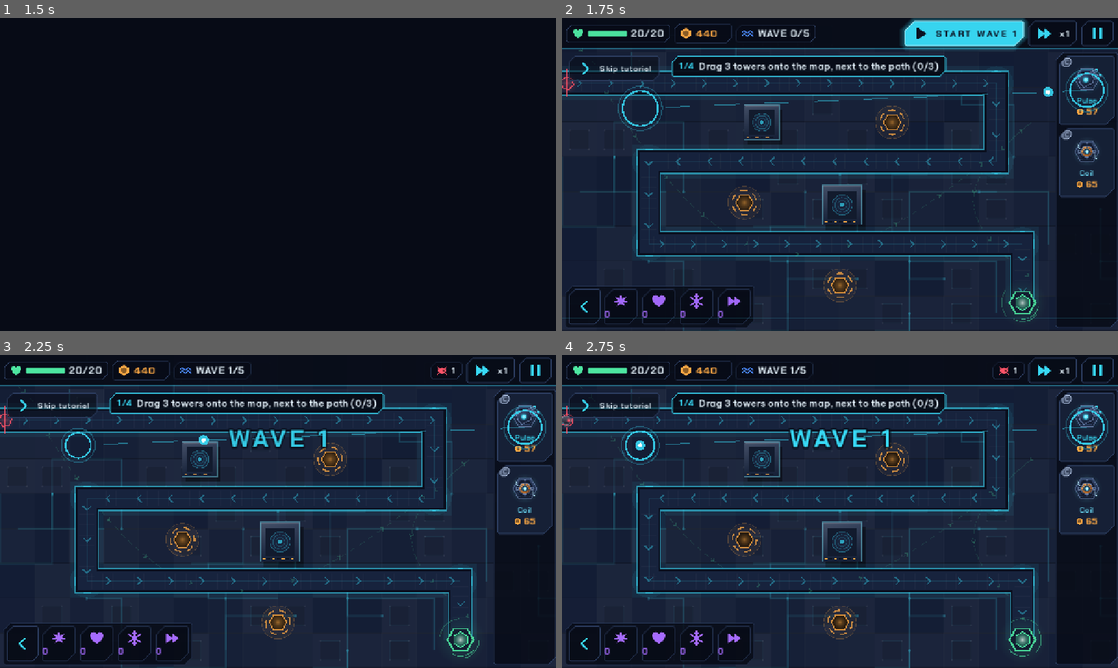
Above: before the commit, frames 1-4 (two rows, left to right).
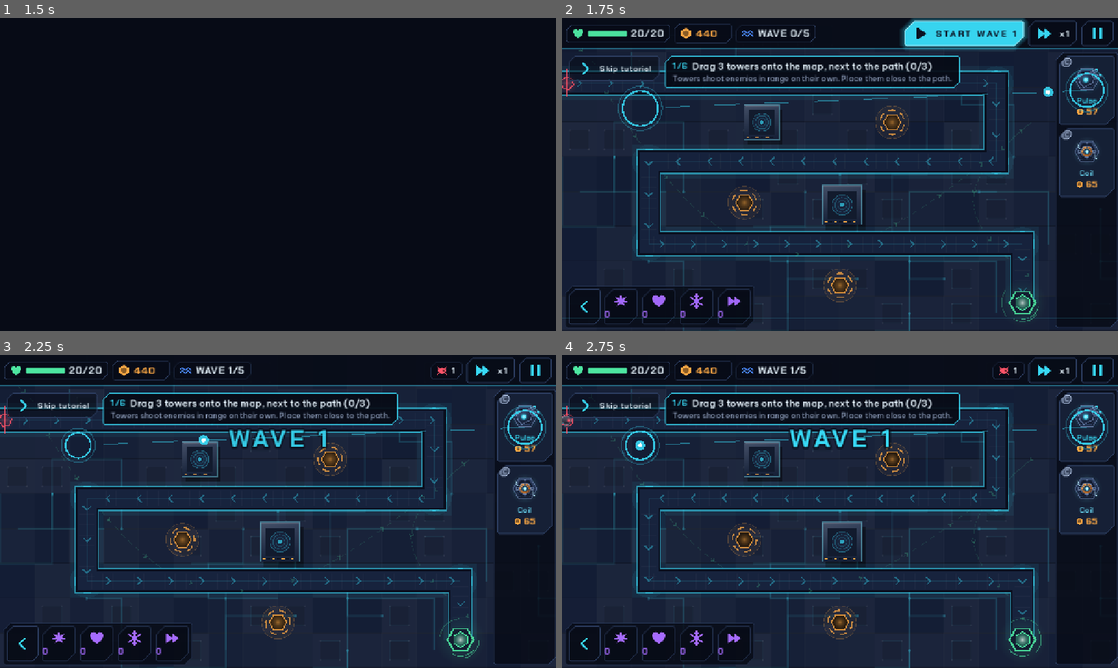
Above: after the commit, the same moments.

Repository: Baodubaiz/iron-redoubt
Game: Godot game, scene res://ui/menus/main_menu.tscn
Two runs of this game, one before a commit and one after it. Both use one fixed random seed, a clock stepped at 60 frames per second and the inputs below.
Inputs (mouse positions are in pixels of both pictures, inside the frame that each line leads up to):
- Up to frame 1 (1.5 s): click (200, 187) at 0.5 s; click "Enter level" at 1.25 s
- Up to frame 2 (1.75 s): no input
- Up to frame 3 (2.25 s): click "START WAVE 1" at 2 s
- Up to frame 4 (2.75 s): no input

Frame 1 is identical in both runs. In frame 2, 3.0% of the frame differs, in the area x 18-72%, y 12-23%; in frame 3, 3.0%; in frame 4, 3.0%.

Commit message:
Tutorial: 6 steps with descriptions, fast-forward, call early, max one tower
Each step now shows an instruction plus a one-line "why". New steps: x2 fast-forward, call the next wave
early for bonus money, and max out one tower's branch (level 3/3) before the "build more" hints start.
A level-1 follower sim of this flow wins 20/20.

Co-Authored-By: Claude Opus 5.5 <noreply@anthropic.com>

Diff:
--- a/i18n/translations.csv
+++ b/i18n/translations.csv
@@ -1218,3 +1218,13 @@
 "Tap a tower, then pick an upgrade","Chạm vào tháp, rồi chọn nâng cấp"
 "Drag 3 towers onto the map, next to the path (%d/3)","Kéo 3 tháp vào bản đồ, cạnh đường đi (%d/3)"
 Spare money? Build more towers for the big waves,Còn tiền? Xây thêm tháp để chặn các wave lớn
+Towers shoot enemies in range on their own. Place them close to the path.,Tháp tự bắn quái trong tầm. Hãy đặt sát đường đi.
+Enemies walk the path to your base. Each one that gets through costs 1 HP.,Quái đi theo đường tới căn cứ. Mỗi con lọt qua trừ 1 máu.
+Speed up the game: x2,Tua nhanh: x2
+Fast-forward to skip the waiting. Tap again to go back to x1.,Tua nhanh để đỡ phải chờ. Bấm lại để về x1.
+"Its discharge hits every enemy in the ring, ground and air. Great against packs.","Mỗi lần phóng điện trúng mọi quái trong vòng, cả mặt đất lẫn trên không. Rất mạnh khi quái đi thành đàn."
+Call the next wave early,Gọi wave tiếp theo sớm
+"Calling early pays bonus money: the sooner you call, the bigger the bonus.",Gọi sớm được thưởng thêm tiền: gọi càng sớm thưởng càng nhiều.
+Max out one tower (level %d/3),Nâng 1 tháp lên tối đa (cấp %d/3)
+Tap a tower and keep upgrading the same branch. Level 3 makes it far stronger.,Chạm vào tháp và nâng liên tục cùng một nhánh. Cấp 3 mạnh hơn hẳn.
+Every kill pays. Money in the bank does not stop enemies: spend it.,Mỗi con quái hạ được đều cho tiền. Tiền để dành không chặn được quái: hãy tiêu đi.
--- a/tests/unit/test_tutorial.gd
+++ b/tests/unit/test_tutorial.gd
@@ -59,14 +59,20 @@
 		check(c.try_build(real_tower("pulse"), spot) != null, "suggested spot %d is buildable" % i)
 	eq(tut.step, Tutorial.Step.START, "3 built -> start the wave")
 	c.request_next_wave()
-	eq(tut.step, Tutorial.Step.COIL, "wave started -> Coil step (waits for the wave to clear)")
+	eq(tut.step, Tutorial.Step.SPEED, "wave started -> fast-forward step")
+	c.set_speed(2)
+	eq(tut.step, Tutorial.Step.COIL, "x2 pressed -> Coil step")
 	check(tut.get("_waiting"), "Coil hint waits for wave 1 to be cleared")
-	c.tower_upgraded.emit(c.towers[0]) # (shortcut) upgrade step done -> counted as done, keeps hinting
-	eq(tut.step, Tutorial.Step.COIL, "upgrade only counts in the upgrade step")
+	c.tower_upgraded.emit(c.towers[0])
+	eq(tut.step, Tutorial.Step.COIL, "an upgrade only counts in the upgrade step")
+	c.economy.credit(1000, "test")
+	check(c.try_build(real_tower("coil"), tut.get("_spot")) != null, "Coil at the suggested spot")
+	eq(tut.step, Tutorial.Step.EARLY, "Coil built -> call the next wave early")
 	tut.call("_go", Tutorial.Step.UPGRADE)
-	c.tower_upgraded.emit(c.towers[0])
-	eq(tut.step, Tutorial.Step.MORE, "after the upgrade: spare-money hints until the match ends")
-	eq(Progression.model.profile.counter(Tutorial.COUNTER), 1, "already marked done")
+	for lv in range(1, 4):
+		check(c.try_upgrade(c.towers[0], 0), "upgrade to level %d" % lv)
+		eq(tut.step, Tutorial.Step.UPGRADE if lv < 3 else Tutorial.Step.MORE, "level %d" % lv)
+	eq(Progression.model.profile.counter(Tutorial.COUNTER), 1, "maxed one tower: counted as done")
 	tut.finish() # Skip button
 	eq(tut.step, Tutorial.Step.DONE)
 	eq(Progression.model.profile.counter(Tutorial.COUNTER), 1, "marked done")
--- a/ui/hud/tutorial.gd
+++ b/ui/hud/tutorial.gd
@@ -1,20 +1,29 @@
 class_name Tutorial
 extends Control
-## First-match onboarding (2026-11-21, CrazyGames quality feedback): shown in level 1 until it is finished or
-## skipped once (lifetime counter "tutorial_done"). Visual first, one short line per step, never blocks play:
-##   1. drag 3 towers from the palette onto the map (animated pointer from the card to a good spot)
-##   2. start the first wave (pointer on the Start button)
-##   3. after wave 1: build a Coil (it hits every enemy around it)
-##   4. right after the Coil: tap a tower, then pick an upgrade
-##   then (2026-11-22, user: following the tutorial lost level 1 -- one tower and 380 unspent money cannot
-##   hold the waves): counted as done, but until the end of this match it keeps pointing out spare money
-##   ("build more towers") whenever a tower is affordable.
+## First-match onboarding (2026-11-21, CrazyGames quality feedback; 2026-11-22 reworked with the user): shown in
+## level 1 until it is finished or skipped once (lifetime counter "tutorial_done"). Each step = a pointer, a short
+## instruction and a one-line description of why. Never blocks play:
+##   1. drag 3 towers onto the map            4. after wave 1: build a Coil
+##   2. start the first wave                  5. call the next wave early for bonus money
+##   3. fast-forward x2                       6. max out one tower's branch (level 3/3)
+##   then: counted as done, and until the match ends a "spare money? build more" pointer whenever a tower is
+##   affordable (following the old one-tower tutorial lost level 1; a level-1 follower sim of this flow wins 20/20).
 ## A "Skip tutorial" button ends it at any time. Lives inside the HUD root, so it scales with the HUD.
 
 const P = preload("res://ui/style/visual_palette.gd")
 const COUNTER := "tutorial_done"
-enum Step { BUILD, START, COIL, UPGRADE, MORE, DONE }
+enum Step { BUILD, START, SPEED, COIL, EARLY, UPGRADE, MORE, DONE }
 const FIRST_TOWERS := 3 ## towers asked for before wave 1
+const NUMBERED := 6 ## steps shown as n/6 (MORE is "+")
+const TEXT := {
+	Step.START: ["Start the first wave", "Enemies walk the path to your base. Each one that gets through costs 1 HP."],
+	Step.SPEED: ["Speed up the game: x2", "Fast-forward to skip the waiting. Tap again to go back to x1."],
+	Step.COIL: ["Coil zaps every enemy around it. Build one!",
+		"Its discharge hits every enemy in the ring, ground and air. Great against packs."],
+	Step.EARLY: ["Call the next wave early", "Calling early pays bonus money: the sooner you call, the bigger the bonus."],
+	Step.MORE: ["Spare money? Build more towers for the big waves",
+		"Every kill pays. Money in the bank does not stop enemies: spend it."],
+}
 
 var hud: Hud
 var controller: MatchController
@@ -23,6 +32,7 @@
 var _t := 0.0
 var _caption: PanelContainer
 var _caption_label: Label
+var _desc_label: Label
 var _step_label: Label
 var _skip: Button
 var _spot := Vector2.INF ## world position suggested for the next build
@@ -47,11 +57,15 @@
 	_caption = PanelContainer.new()
 	_caption.mouse_filter = Control.MOUSE_FILTER_IGNORE
 	_caption.add_theme_stylebox_override("panel", UiKit.chamfer(Color(P.BG_DEEP, 0.94), Color(P.CYAN, 0.8), 10, 2))
+	var v := VBoxContainer.new()
+	v.add_theme_constant_override("separation", 2)
+	v.mouse_filter = Control.MOUSE_FILTER_IGNORE
+	_caption.add_child(v)
 	var h := HBoxContainer.new()
 	h.add_theme_constant_override("separation", 10)
 	h.mouse_filter = Control.MOUSE_FILTER_IGNORE
-	_caption.add_child(h)
-	_step_label = UiKit.title("1/4", 15, P.CYAN, 1)
+	v.add_child(h)
+	_step_label = UiKit.title("1/%d" % NUMBERED, 15, P.CYAN, 1)
 	_step_label.mouse_filter = Control.MOUSE_FILTER_IGNORE
 	h.add_child(_step_label)
 	_caption_label = UiKit.label("", 17, P.TEXT)
@@ -59,6 +73,10 @@
 	_caption_label.autowrap_mode = TextServer.AUTOWRAP_OFF
 	_caption_label.mouse_filter = Control.MOUSE_FILTER_IGNORE
 	h.add_child(_caption_label)
+	_desc_label = UiKit.label("", 14, P.TEXT_DIM)
+	_desc_label.autowrap_mode = TextServer.AUTOWRAP_OFF
+	_desc_label.mouse_filter = Control.MOUSE_FILTER_IGNORE
+	v.add_child(_desc_label)
 	add_child(_caption)
 	_skip = UiKit.button(I18n.t("Skip tutorial"), func() -> void: finish(), Vector2(0, 36), "GhostButton", "forward")
 	_skip.name = "SkipTutorial"
@@ -67,24 +85,35 @@
 	controller.tower_built.connect(_on_built)
 	controller.tower_upgraded.connect(func(_tw: Tower) -> void:
 		if step == Step.UPGRADE:
-			_mark_done()
-			_go(Step.MORE))
-	controller.waves.wave_started.connect(func(_i: int, _b: int) -> void:
+			if _best_tier() >= UpgradeRules.MAX_TIER:
+				_mark_done()
+				_go(Step.MORE)
+			else:
+				_go(Step.UPGRADE)) # refresh the level count
+	controller.speed_changed.connect(func(sp: int) -> void:
+		if step == Step.SPEED and sp > 1:
+			_go(Step.COIL, controller.waves.index == 0 and not _wave1_cleared))
+	controller.waves.wave_started.connect(func(i: int, _b: int) -> void:
 		if step == Step.START:
-			_go(Step.COIL, true) # shown again once wave 1 is cleared
-		elif step == Step.COIL and controller.waves.index >= 2:
-			_go(Step.UPGRADE)) # player did not build a Coil: move on
+			_go(Step.SPEED)
+		elif step == Step.EARLY:
+			_go(Step.UPGRADE)
+		elif (step == Step.SPEED or step == Step.COIL) and i >= 1: # missed the Coil / early call: move on
+			_go(Step.UPGRADE))
 	controller.waves.wave_cleared.connect(func(i: int, _r: int) -> void:
-		if step == Step.COIL and i >= 0:
+		if i == 0:
+			_wave1_cleared = true
+		if step == Step.COIL:
 			_waiting = false
-			_pick_spot()
-		elif step == Step.UPGRADE and i >= 1:
-			_waiting = false)
+			_pick_spot())
 	controller.match_ended.connect(func(_w: bool) -> void: finish())
 	if controller.towers.size() >= FIRST_TOWERS: # resumed / already built: skip ahead
 		_go(Step.START)
 	else:
 		_go(Step.BUILD)
+
+
+var _wave1_cleared := false
 
 
 func _go(s: Step, wait: bool = false) -> void:
@@ -93,18 +122,19 @@
 	_t = 0.0
 	if s == Step.BUILD or s == Step.COIL or s == Step.MORE:
 		_pick_spot()
-	var texts := {
-		Step.START: "Start the first wave",
-		Step.COIL: "Coil zaps every enemy around it. Build one!",
-		Step.UPGRADE: "Tap a tower, then pick an upgrade",
-		Step.MORE: "Spare money? Build more towers for the big waves",
-	}
-	if s == Step.BUILD:
-		_caption_label.text = I18n.f("Drag 3 towers onto the map, next to the path (%d/3)",
-			mini(controller.towers.size(), FIRST_TOWERS))
-	elif texts.has(s):
-		_caption_label.text = I18n.t(texts[s])
-	_step_label.text = "%d/4" % (int(s) + 1) if s != Step.MORE else "+"
+	match s:
+		Step.BUILD:
+			_caption_label.text = I18n.f("Drag 3 towers onto the map, next to the path (%d/3)",
+				mini(controller.towers.size(), FIRST_TOWERS))
+			_desc_label.text = I18n.t("Towers shoot enemies in range on their own. Place them close to the path.")
+		Step.UPGRADE:
+			_caption_label.text = I18n.f("Max out one tower (level %d/3)", _best_tier())
+			_desc_label.text = I18n.t("Tap a tower and keep upgrading the same branch. Level 3 makes it far stronger.")
+		_:
+			if TEXT.has(s):
+				_caption_label.text = I18n.t(TEXT[s][0])
+				_desc_label.text = I18n.t(TEXT[s][1])
+	_step_label.text = "%d/%d" % [int(s) + 1, NUMBERED] if s < Step.MORE else "+"
 	queue_redraw()
 
 
@@ -112,7 +142,7 @@
 	if step == Step.BUILD:
 		_go(Step.START if controller.towers.size() >= FIRST_TOWERS else Step.BUILD)
 	elif step == Step.COIL and t.def.id == &"coil":
-		_go(Step.UPGRADE) # right away (2026-11-22): spare money starts working during wave 2
+		_go(Step.EARLY)
 	elif step == Step.MORE:
 		_pick_spot()
 
@@ -142,6 +172,28 @@
 		if best == null or d.cost < best.cost:
 			best = d
 	return best
+
+
+## Highest branch level on any tower, and the tower / branch holding it (the one to keep upgrading).
+func _best_tier() -> int:
+	var best := 0
+	for tw in controller.towers:
+		for b in range(tw.tiers.size()):
+			best = maxi(best, tw.tiers[b])
+	return best
+
+
+func _focus() -> Array: # [tower, branch]
+	var ft: Tower = null
+	var fb := 0
+	var best := -1
+	for tw in controller.towers:
+		for b in range(tw.tiers.size()):
+			if tw.tiers[b] > best:
+				best = tw.tiers[b]
+				ft = tw
+				fb = b
+	return [ft, fb]
 
 
 ## A free spot 50-65 px beside the route, a little way in from the entrance (so it is on screen).
@@ -170,9 +222,11 @@
 	_t += delta
 	if step == Step.DONE:
 		return
-	if step == Step.UPGRADE and not _waiting and controller.towers.is_empty():
+	if step == Step.UPGRADE and controller.towers.is_empty():
 		_mark_done()
 		_go(Step.MORE)
+	if step == Step.EARLY:
+		_waiting = not (hud.get("_start_btn") as Control).is_visible_in_tree()
 	if step == Step.MORE:
 		var cheap := _cheapest()
 		_waiting = cheap == null or controller.economy.currency < cheap.cost or _spot == Vector2.INF
@@ -216,8 +270,10 @@
 	match step:
 		Step.BUILD:
 			_drag_hint(_center_of(hud.find_child("Card_pulse", true, false) as Control))
-		Step.START:
+		Step.START, Step.EARLY:
 			_tap_hint(_center_of(hud.get("_start_btn") as Control))
+		Step.SPEED:
+			_tap_hint(_center_of(hud.get("_speed_btn") as Control))
 		Step.COIL:
 			_drag_hint(_center_of(hud.find_child("Card_coil", true, false) as Control))
 		Step.MORE: # alternate Pulse / Coil suggestions
@@ -226,13 +282,18 @@
 			if controller.economy.currency < cost:
 				id = "pulse"
 			_drag_hint(_center_of(hud.find_child("Card_%s" % id, true, false) as Control))
-		Step.UPGRADE:
+		Step.UPGRADE: # the tower with the highest branch: open it, then the same branch again
+			var f := _focus()
 			var panel := hud.get("_panel") as Control
-			if panel != null and panel.visible:
+			if panel != null and panel.visible and panel.get("tower") != null:
+				var sel: Tower = panel.get("tower")
+				var b: int = f[1] if sel == f[0] else 0
+				if f[0] != null and sel != f[0] and sel.tiers.max() > 0:
+					b = sel.tiers.find(sel.tiers.max())
 				var btns: Array = panel.get("_branch_buttons")
-				_tap_hint(_center_of(btns[0] as Control) if not btns.is_empty() else Vector2.INF)
-			elif not controller.towers.is_empty():
-				_tap_hint(_to_layer(controller.towers[0].position))
+				_tap_hint(_center_of(btns[b] as Control) if b < btns.size() else Vector2.INF)
+			elif f[0] != null:
+				_tap_hint(_to_layer((f[0] as Tower).position))
 
 
 ## Card -> map spot: a dot travels along a dashed line and lands in a pulsing ring.
Binary file changed: i18n/translations.vi.translation
